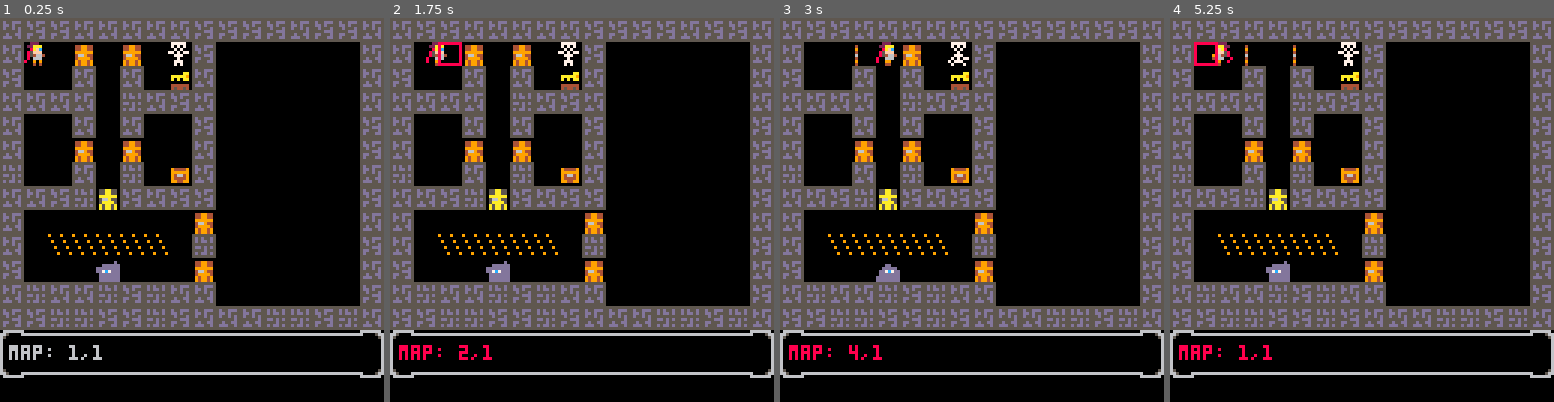
Above: before the commit, frames 1-4 (left to right).
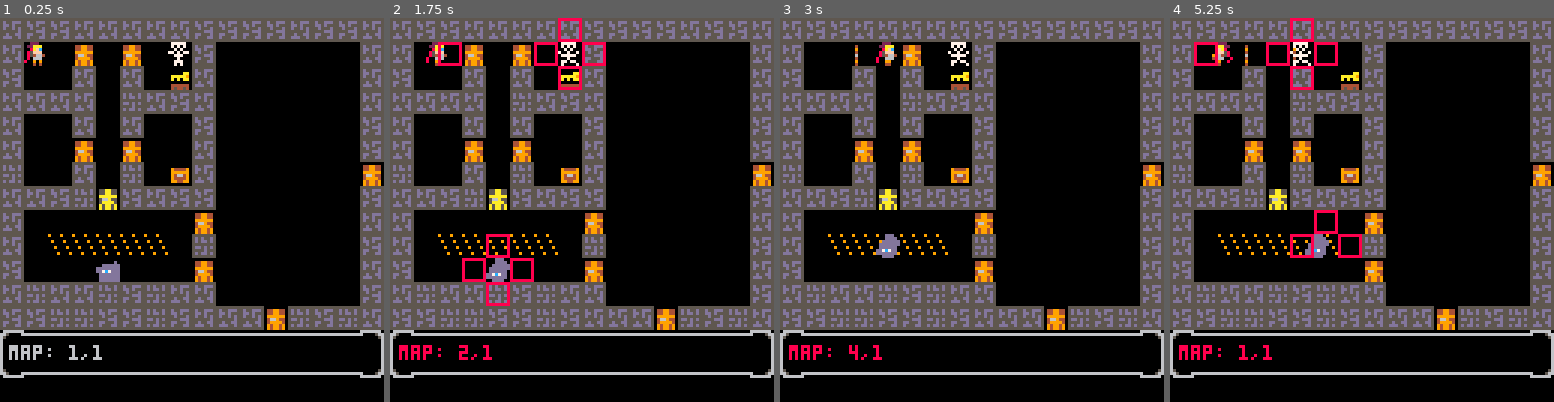
Above: after the commit, the same moments.

Repository: lauripaulo/pico8-games
Game: PICO-8 cartridge carts/yarpg/yarpg.p8
Same seed, same stepped clock (60 frames per second), same inputs: the game is played once before the commit and once after it.
Inputs:
- Up to frame 1 (0.25 s): no input
- Up to frame 2 (1.75 s): hold Right from 1.6 s (still down)
- Up to frame 3 (3 s): release Right at 2.1 s; hold Up 2.15-2.42 s; hold Right from 2.47 s (still down)
- Up to frame 4 (5.25 s): release Right at 3.03 s; hold Left 3.08-3.58 s; hold Down 3.63-3.97 s; hold Right 4.02-4.68 s; hold Up 4.73-5.03 s; hold Left from 5.08 s (still down)

The runs differ from the first frame. In frame 1, 0.8% of the frame differs, in the area x 68-100%, y 37-82%; in frame 2, 2.3%; in frame 3, 1.4%; in frame 4, 2.8%, in the area x 25-100%, y 0-82%.

Commit message:
Mob movement

Diff:
--- a/carts/yarpg/yarpg.p8
+++ b/carts/yarpg/yarpg.p8
@@ -44,6 +44,9 @@
 mobs={}
 mobid=0
 
+-- mob vision
+directions={{1,0},{0,-1},{-1,0},{0,1}}
+
 -- draw debug table
 debug={}
 
@@ -199,7 +202,7 @@
 		sfx(2)
 		for mob in all(mobs) do
 			calc_move(mob)
-		 --anispr(mob)
+		 anispr(mob)
 		end
 	end
 end
@@ -235,7 +238,6 @@
 function resolve_collisions()
  if state.resolve_collisions then
 		eval_playermove()
-	 --	eval_mobsmove()
 		state.resolve_collisions=false
 	end
 end
@@ -246,11 +248,13 @@
 	 me.sprmx=me.x/8 -- map loc.
 	 me.sprmy=me.y/8 -- map loc.
 		calc_map(me)
+		for mob in all(mobs) do
+		 mob.sprmx=mob.x/8 -- map loc.
+		 mob.sprmy=mob.y/8 -- map loc.
+			calc_map(mob)
+		end
 		state.moveinmap=false
 	end
---	for mob in all(mobs) do
---		calc_map(mob)
---	end
 end
 -->8
 -- mobs
@@ -290,40 +294,39 @@
 function update_mobs()
 	if state.update_mobs then
 		for mob in all(mobs) do
-		 mob.dr=think(mob)
+		 mob.tomx=mob.mapx
+		 mob.tomy=mob.mapy
+		 think(mob)
 		end
 		state.update_mobs=false
 	end
 end
 
-function eval_mobsmove()
-	for mob in all(mobs) do
-	 if map_collide(mob,0) then
-			mob.dr=dr_idle
-	  mob.blocked=true
-			mob.moving=false
+function think(mob)
+	printh("!!!!!!!!!!!!!!!")
+	printh("mob:"..mob.name)
+	for ds in all(directions) do
+		mob.tomx=ds[1]+mob.mapx
+		mob.tomy=ds[2]+mob.mapy
+		printh("mapx,mapy"..mob.mapx..","..mob.mapy)
+		printh("tomx:"..mob.tomx)
+		printh("tomy:"..mob.tomy)
+		if map_collide(mob,0) then
+			printh("collide: true")
+			mob.tomx=mob.mapx
+			mob.tomy=mob.mapy
 		else
-			mob.blocked=false
-			mob.moving=true
-		end
-	end
-end
-
-function think(mob)
- local move=mob.dr
- if mob.blocked then
-	 printh("mob blocked:"..b2s(mob.blocked))
-  if move[4]==1 then
-  	move[4]=0
-  	move[3]=1
-  	mob.flipx=true
-  else
-  	move[4]=1
-  	move[3]=0
-  	mob.flipx=false
-  end
- end
-	return move
+			printh("collide: false")
+			local decision=flr(rnd(3))
+			printh("decision:"..decision)
+			if decision==0 then
+				break
+			else
+				mob.tomx=mob.mapx
+				mob.tomy=mob.mapy
+			end
+		end
+	end
 end
 
 function newmob(mx,my,typ)
@@ -572,17 +575,17 @@
 0101010100210111010000000000000100000000000000000000000000000000000000000000000000000000000000000000000000000000000000000000000000000000000000000000000000000000000000000000000000000000000000000000000000000000000000000000000000000000000000000000000000000000
 0100000100010000110000000000001100000000000000000000000000000000000000000000000000000000000000000000000000000000000000000000000000000000000000000000000000000000000000000000000000000000000000000000000000000000000000000000000000000000000000000000000000000000
 010000db00db0000010000000000001100000000000000000000000000000000000000000000000000000000000000000000000000000000000000000000000000000000000000000000000000000000000000000000000000000000000000000000000000000000000000000000000000000000000000000000000000000000
-2100000100210026010000000000000100000000000000000000000000000000000000000000000000000000000000000000000000000000000000000000000000000000000000000000000000000000000000000000000000000000000000000000000000000000000000000000000000000000000000000000000000000000
+210000010021002601000000000000db00000000000000000000000000000000000000000000000000000000000000000000000000000000000000000000000000000000000000000000000000000000000000000000000000000000000000000000000000000000000000000000000000000000000000000000000000000000
 01011121e0110111110000000000001100000000000000000000000000000000000000000000000000000000000000000000000000000000000000000000000000000000000000000000000000000000000000000000000000000000000000000000000000000000000000000000000000000000000000000000000000000000
 0100000000000000db0000000000000100000000000000000000000000000000000000000000000000000000000000000000000000000000000000000000000000000000000000000000000000000000000000000000000000000000000000000000000000000000000000000000000000000000000000000000000000000000
 0100e2e2e2e2e200210000000000001100000000000000000000000000000000000000000000000000000000000000000000000000000000000000000000000000000000000000000000000000000000000000000000000000000000000000000000000000000000000000000000000000000000000000000000000000000000
 1100000000000000db0000000000000100000000000000000000000000000000000000000000000000000000000000000000000000000000000000000000000000000000000000000000000000000000000000000000000000000000000000000000000000000000000000000000000000000000000000000000000000000000
 0121010121112101010000000000001100000000000000000000000000000000000000000000000000000000000000000000000000000000000000000000000000000000000000000000000000000000000000000000000000000000000000000000000000000000000000000000000000000000000000000000000000000000
-1111212111112111010101212111210100000000000000000000000000000000000000000000000000000000000000000000000000000000000000000000000000000000000000000000000000000000000000000000000000000000000000000000000000000000000000000000000000000000000000000000000000000000
-…(7 lines of a section not shown)…
+1111212111112111010101db2111210100000000000000000000000000000000000000000000000000000000000000000000000000000000000000000000000000000000000000000000000000000000000000000000000000000000000000000000000000000000000000000000000000000000000000000000000000000000
+…(7 lines of a section not shown)…
